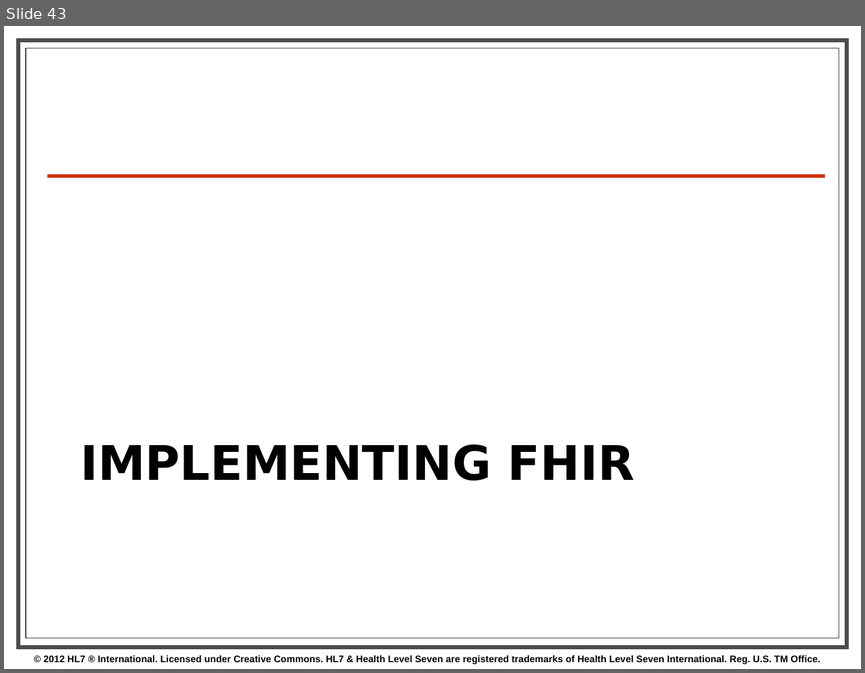
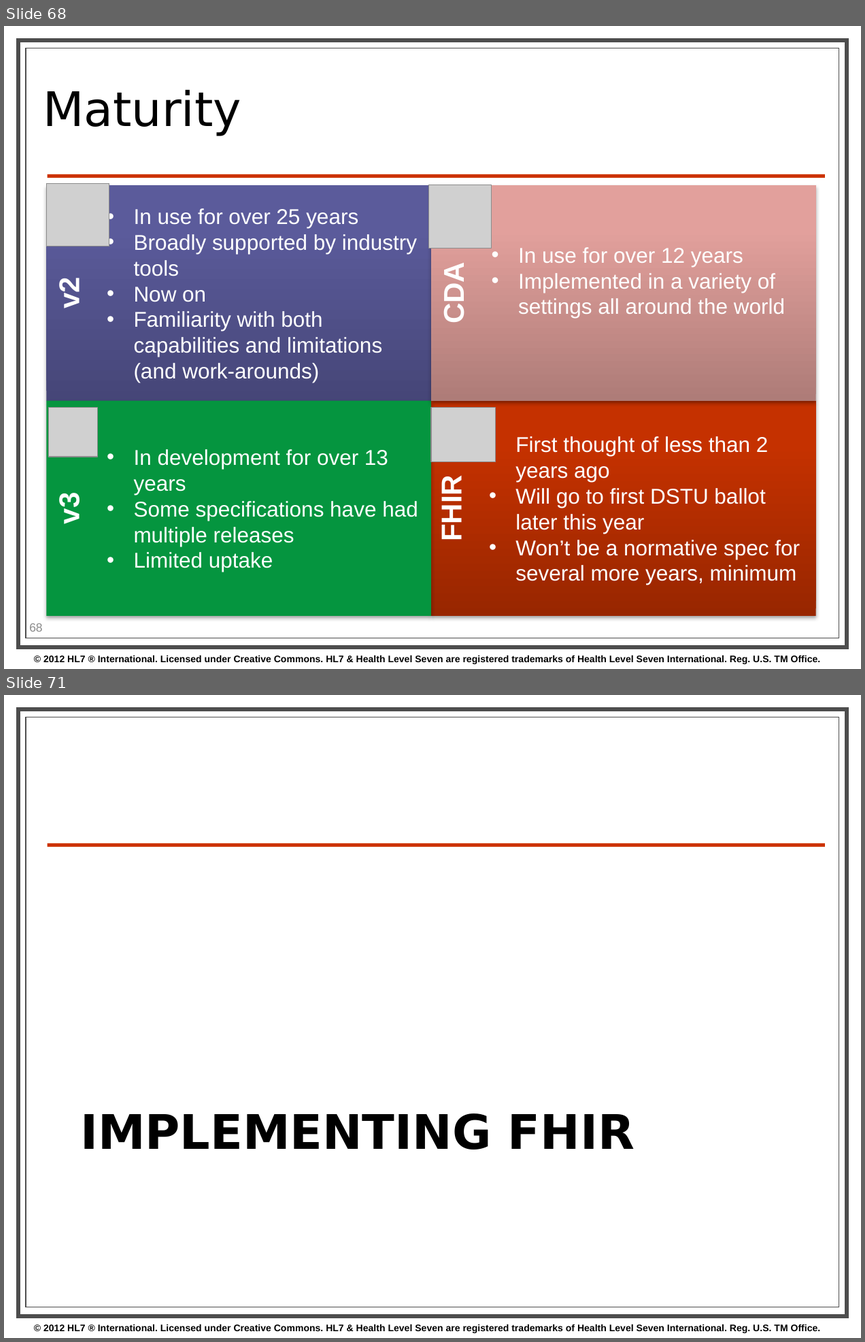
Before and after one commit to vista-novo/fhir, a slide deck: presentations/2013-01 Tutorials/Introduction to FHIR.pptx. Shown one above the other, each under a label of ours: slide 43 before the commit, slides 68 and 71 after it; the slides between them are not shown. The pictures are 865x673 and 865x1342 pixels, drawn with LibreOffice and Linux fonts; fonts in the diff are those of the drawing; grey boxes stand for pictures; background and template pictures are left out. Boxes give left, top, right and bottom in pixels: in the first picture for what was removed or moved away, otherwise in the second. Text is boxed around its words. In the diff, an @@ line names an element or a change of style, - is before the commit and + after.

Commit message:
First draft

```diff
--- a/presentations/2013-01 Tutorials/Introduction to FHIR.pptx
+++ b/presentations/2013-01 Tutorials/Introduction to FHIR.pptx
@@ slide 68 added at <box>4,26,861,669</box>, background #FFFFFF; not listed: 4 template elements that a slide beside it also shows @@
@@ title added at <box>43,89,241,135</box>, 40 pt, text #000000 @@
+Maturity
@@ rectangle added at <box>47,185,432,401</box>, fill gradient #464678 to #5B5B9C to #5B5B9E @@
@@ picture added at <box>47,184,109,246</box> @@
@@ picture added at <box>429,185,492,248</box> @@
@@ rectangle added at <box>430,185,815,401</box>, fill gradient #AF7B79 to #E3A09D to #E6A09C @@
@@ text added at <box>134,208,417,382</box>, 18 pt, text #FFFFFF @@
+• In use for over 25 years
+• Broadly supported by industry tools
+• Now on
+• Familiarity with both capabilities and limitations (and work-arounds)
@@ text added at <box>518,247,785,318</box>, 18 pt, text #FFFFFF @@
+• In use for over 12 years
+• Implemented in a variety of settings all around the world
@@ text added at <box>438,268,470,322</box>, 24 pt, text #FFFFFF, bold @@
+CDA
@@ text added at <box>54,280,86,308</box>, 24 pt, text #FFFFFF, bold @@
+v2
@@ rectangle added at <box>47,401,432,616</box>, fill #05953F @@
@@ picture added at <box>49,407,97,456</box> @@
@@ rectangle added at <box>430,401,815,616</box>, fill gradient #982600 to #C63100 to #C73200 @@
@@ picture added at <box>430,407,495,462</box> @@
@@ text added at <box>134,449,418,571</box>, 18 pt, text #FFFFFF @@
+• In development for over 13 years
+• Some specifications have had multiple releases
+• Limited uptake
@@ text added at <box>515,436,800,584</box>, 18 pt, text #FFFFFF @@
+• First thought of less than 2 years ago
+• Will go to first DSTU ballot later this year
+• Won’t be a normative spec for several more years, minimum
@@ text added at <box>54,495,86,523</box>, 24 pt, text #FFFFFF, bold @@
+v3
@@ text added at <box>436,481,468,539</box>, 24 pt, text #FFFFFF, bold @@
+FHIR
@@ page number added at <box>29,623,42,631</box>, 10 pt, text #8C8C8C @@
+68
@@ what was slide 43 is now slide 71 @@
```
Also in this commit, not shown: 9 slides changed, 39 other slides added, 7 slides removed.
